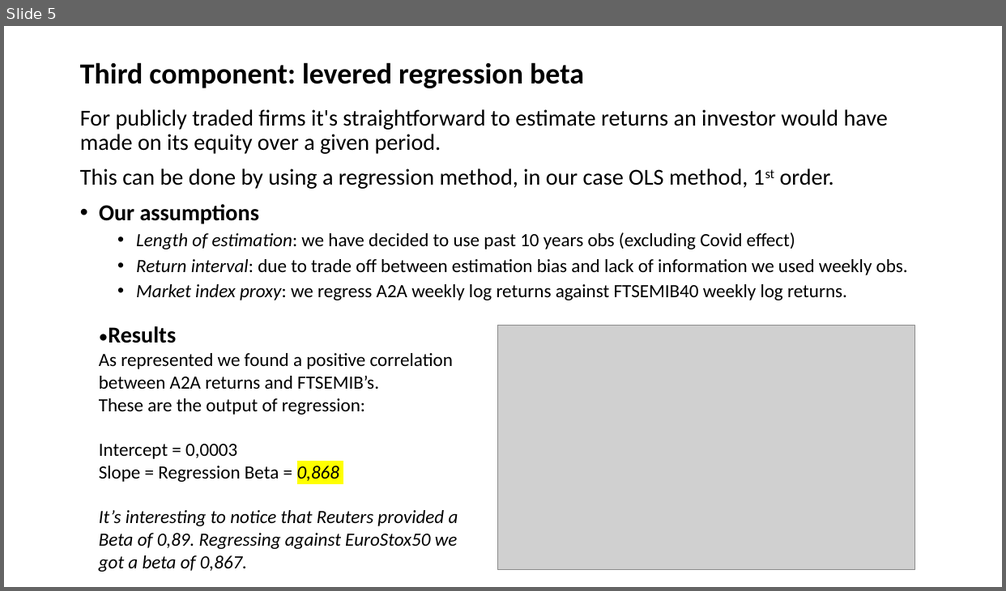
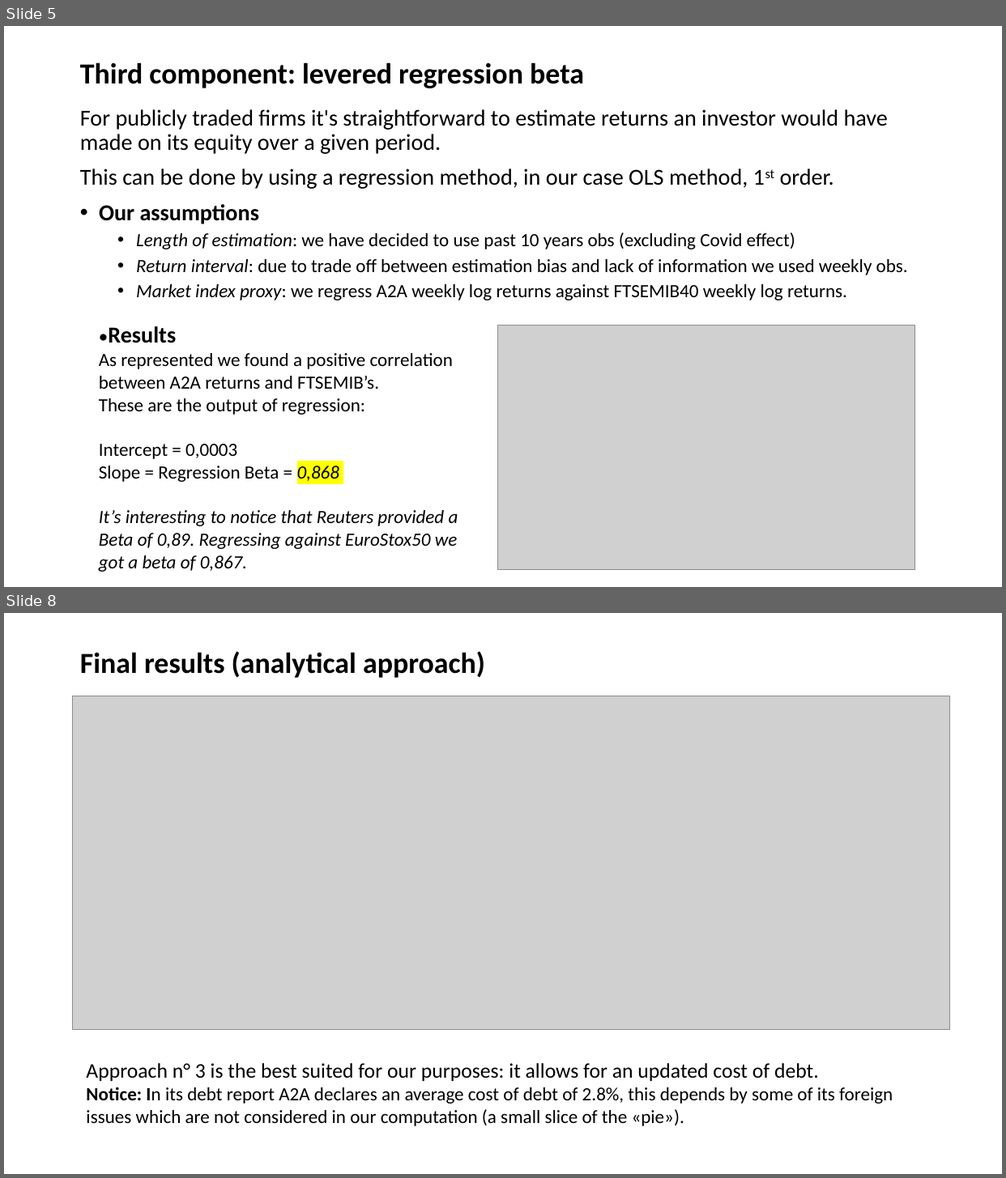
Before and after one commit to simonelucchesi/Corporate-project-, a slide deck: Project/Slides/A2A Wacc.pptx. Shown one above the other, each under a label of ours: slide 5 before the commit, slides 5 and 8 after it; the slides between them are not shown. The pictures are 1006x591 and 1006x1178 pixels, drawn with LibreOffice and Linux fonts; fonts in the diff are those of the drawing; grey boxes stand for pictures. Boxes give left, top, right and bottom in pixels: in the first picture for what was removed or moved away, otherwise in the second. Text is boxed around its words. In the diff, an @@ line names an element or a change of style, - is before the commit and + after.

```diff
--- a/Project/Slides/A2A Wacc.pptx
+++ b/Project/Slides/A2A Wacc.pptx
@@ slide 8 added at box(4, 613, 1002, 1174), background #FFFFFF @@
@@ title added at box(80, 651, 485, 678), 28 pt, text #000000, bold @@
+Final results (analytical approach)
@@ picture added at box(73, 696, 950, 1030) @@
@@ text added at box(86, 1063, 893, 1127), 18 pt, text #000000 @@
+Approach n° 3 is the best suited for our purposes: it allows for an updated cost of debt.
+Notice: In its debt report A2A declares an average cost of debt of 2.8%, this depends by some of its foreign issues which are not considered in our computation (a small slice of the «pie»).
```
Also in this commit, not shown: 1 slide changed, 1 other slide added.
